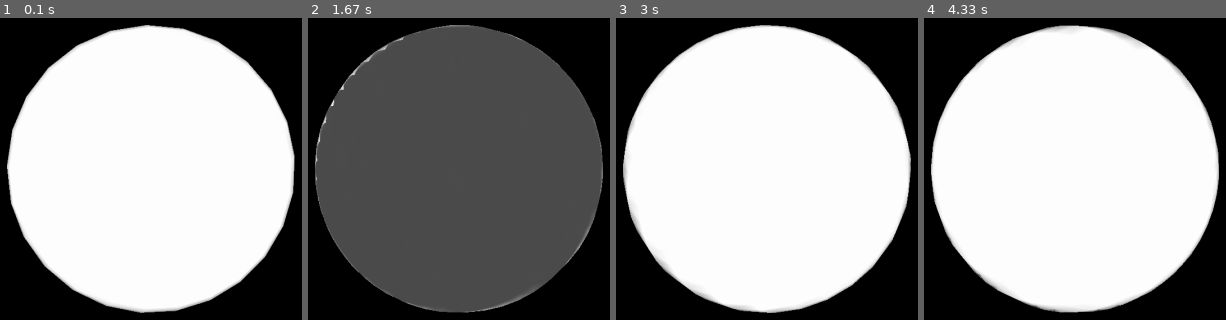
Above: before the commit, frames 1-4 (left to right).
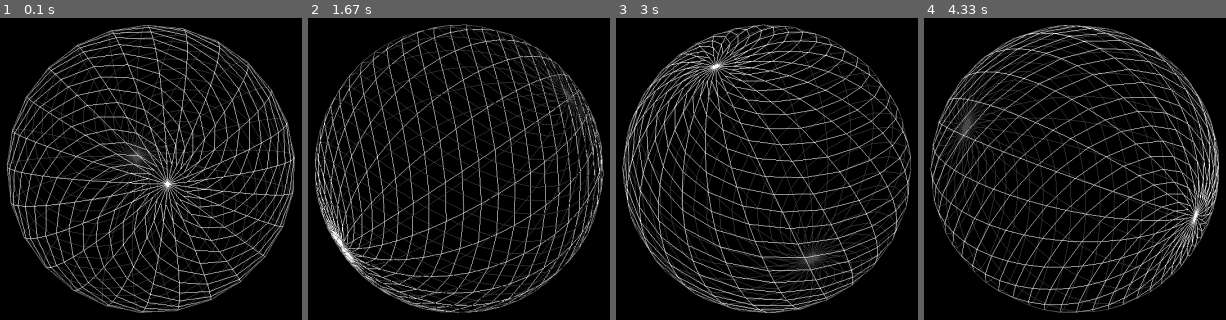
Above: after the commit, the same moments.

Repository: tgm1314-sschwarz/planets
Game: pygame game, started from Sphere.py
Same seed, same stepped clock (60 frames per second), same inputs: the game is played once before the commit and once after it.
Inputs:
- Up to frame 1 (0.1 s): no input
- Up to frame 2 (1.67 s): no input
- Up to frame 3 (3 s): no input
- Up to frame 4 (4.33 s): no input

The runs differ from the first frame. In frame 1, 71% of the frame differs, in the area x 1-98%, y 2-98%; in frame 2, 66%; in frame 3, 71%; in frame 4, 71%.

Commit message:
Rotation Speed Fixed

Diff:
--- a/Sphere.py
+++ b/Sphere.py
@@ -25,8 +25,8 @@
             zr1 = cos(lat1)
 
             #glBegin(GL_POINTS)
-            #glBegin(GL_LINES)
-            glBegin(GL_QUAD_STRIP)
+            glBegin(GL_LINE_STRIP)
+            #glBegin(GL_QUAD_STRIP)
 
             for j in range(self.longs + 1):
                 lng = 2 * pi * float(float(j - 1) / float(self.longs))
@@ -80,7 +80,7 @@
                 pygame.quit()
                 quit()
 
-        glRotatef(s.rotate, 10, 10, 10)
+        glRotatef(s.rotate, 1, 1, 1)
         glClear(GL_COLOR_BUFFER_BIT | GL_DEPTH_BUFFER_BIT)
 
         s.draw_sphere()
